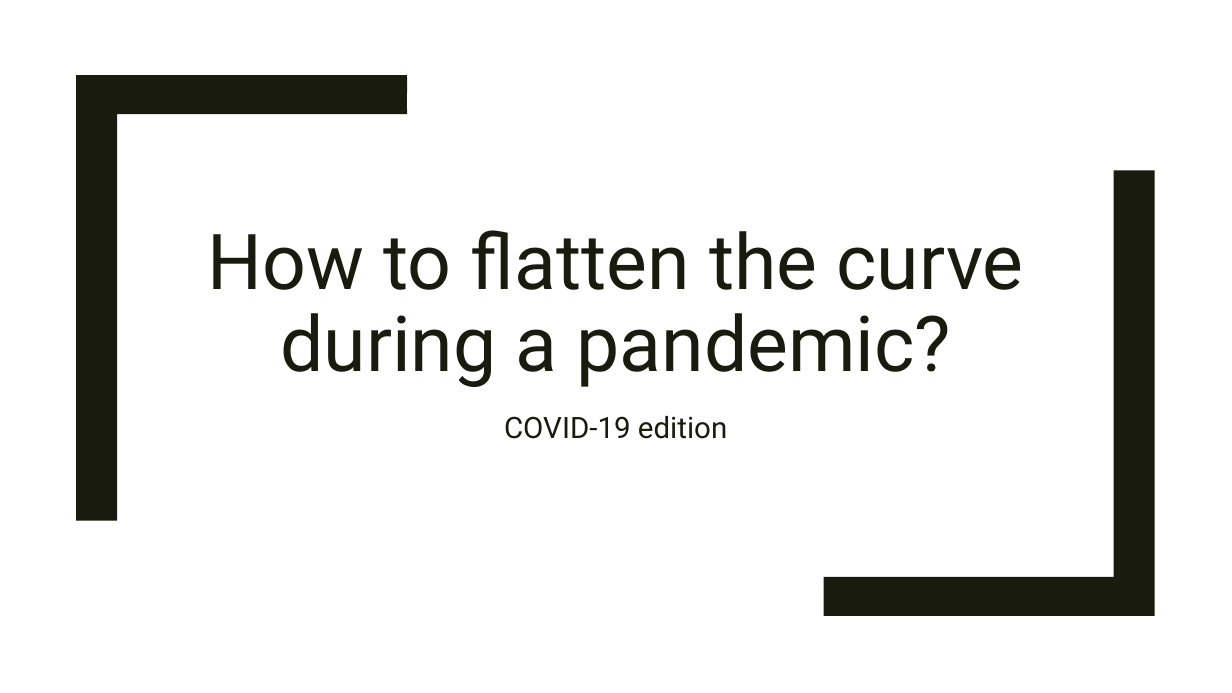
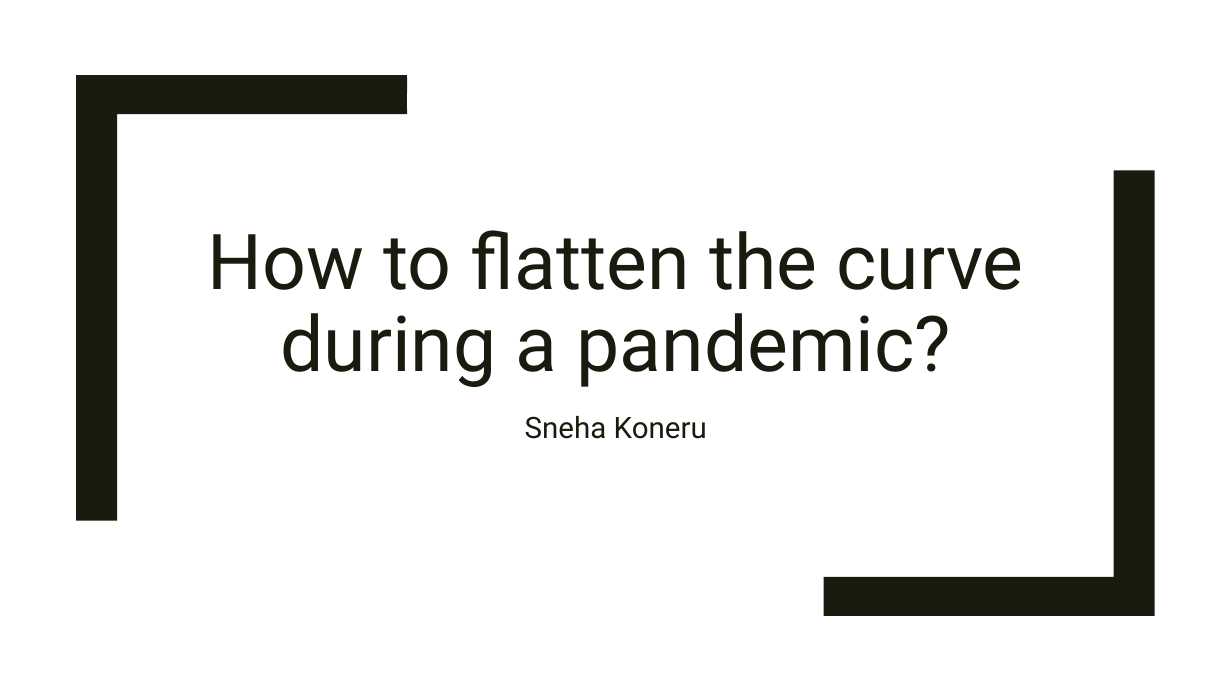
Before and after one commit to snehakoneru/Capstone-project, a slide deck: slide 1 of CAPSTONE.pptx. Drawn at 1232x693 pixels with LibreOffice and Linux fonts; fonts in the diff are those of the drawing. Boxes give left, top, right and bottom in pixels: in the first picture for what was removed or moved away, otherwise in the second. Text is boxed around its words. In the diff, an @@ line names an element or a change of style, - is before the commit and + after.

```diff
--- a/CAPSTONE.pptx
+++ b/CAPSTONE.pptx
@@ subtitle at box(525, 416, 707, 439): text changed @@
-COVID-19 edition
+Sneha Koneru
```
